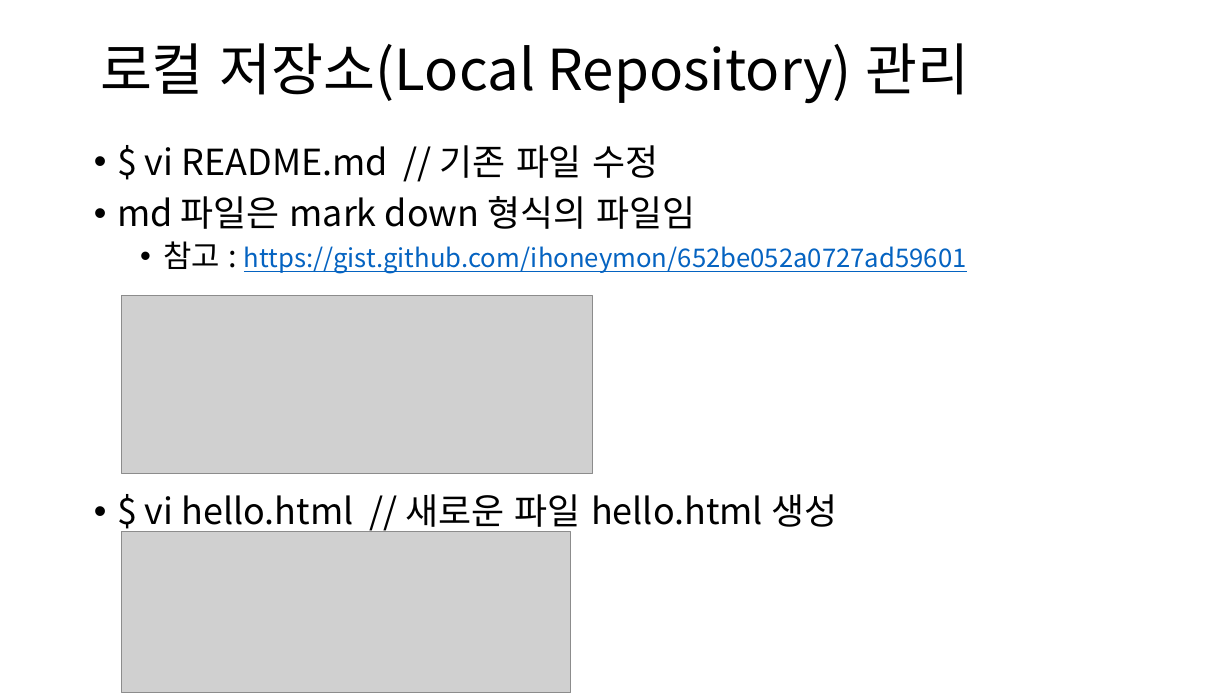
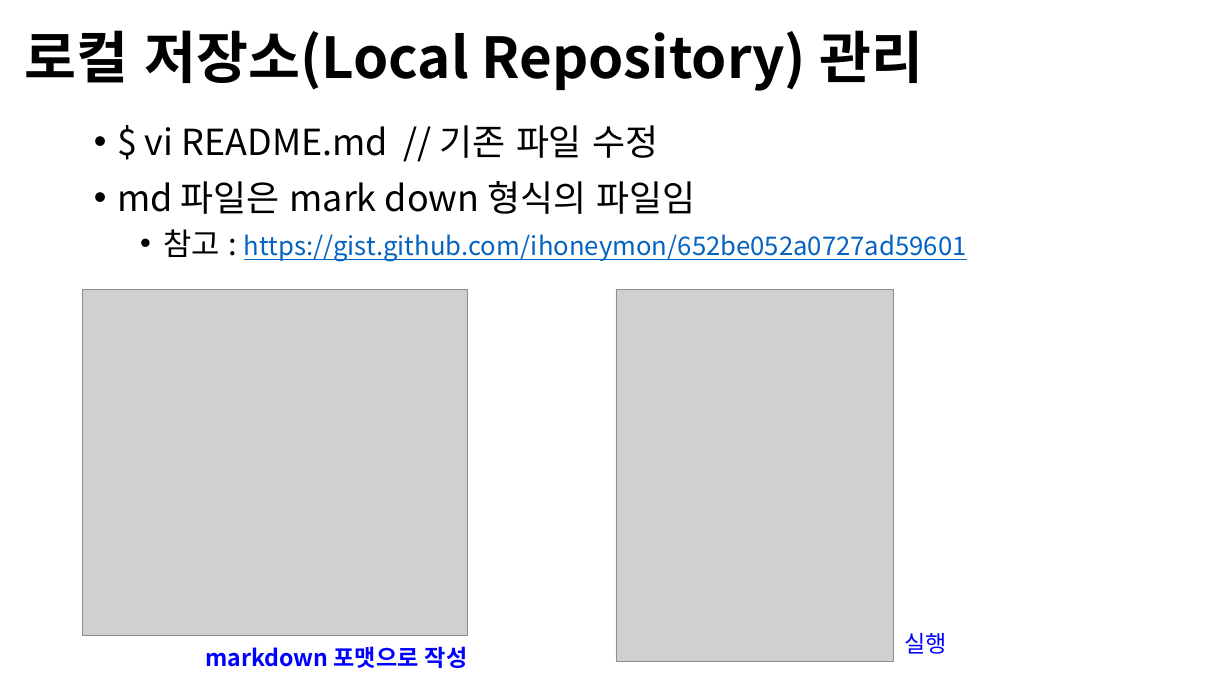
Before and after one commit to Open-Source-Programming/OpenSource-Lec, a slide deck: slide 9 of 09-Github1.pptx (slide 8 before the commit). Drawn at 1232x693 pixels with LibreOffice and Linux fonts; fonts in the diff are those of the drawing; grey boxes stand for pictures; background and template pictures are left out. Boxes give left, top, right and bottom in pixels: in the first picture for what was removed or moved away, otherwise in the second. Text is boxed around its words. In the diff, an @@ line names an element or a change of style, - is before the commit and + after.

Commit message:
git1과 git2를 합쳐 한 파일로 만듬

```diff
--- a/09-Github1.pptx
+++ b/09-Github1.pptx
@@ title "로컬 저장소(Local Repository) 관리": place and size @@
-title "로컬 저장소(Local Repository) 관리" at (100, 43, 969, 104)
+title "로컬 저장소(Local Repository) 관리" at (25, 30, 924, 91)
@@ title "로컬 저장소(Local Repository) 관리" at (25, 30, 924, 91): bold on @@
@@ text "$ vi README.md // 기존 ...": place and size @@
-text "$ vi README.md // 기존 ..." at (117, 145, 967, 534)
+text "$ vi README.md // 기존 ..." at (117, 125, 967, 262)
@@ text "$ vi README.md // 기존 ..." at (117, 125, 967, 262): line spacing 0.9 to 1 @@
@@ picture added at (83, 289, 468, 635) @@
@@ picture removed at (122, 296, 593, 473) @@
@@ picture added at (616, 289, 894, 661) @@
@@ text at (145, 494, 837, 534): paragraph removed @@
-• $ vi hello.html // 새로운 파일 hello.html 생성
@@ picture removed at (122, 532, 571, 693) @@
@@ text added at (205, 646, 468, 668), 18 pt, text #0000FF, bold @@
+markdown 포맷으로 작성
@@ text added at (904, 633, 947, 654), 18 pt, text #0000FF @@
+실행
```
Also in this commit, not shown: 10 other slides changed, 16 slides added, 1 slide removed, 1 other file.
